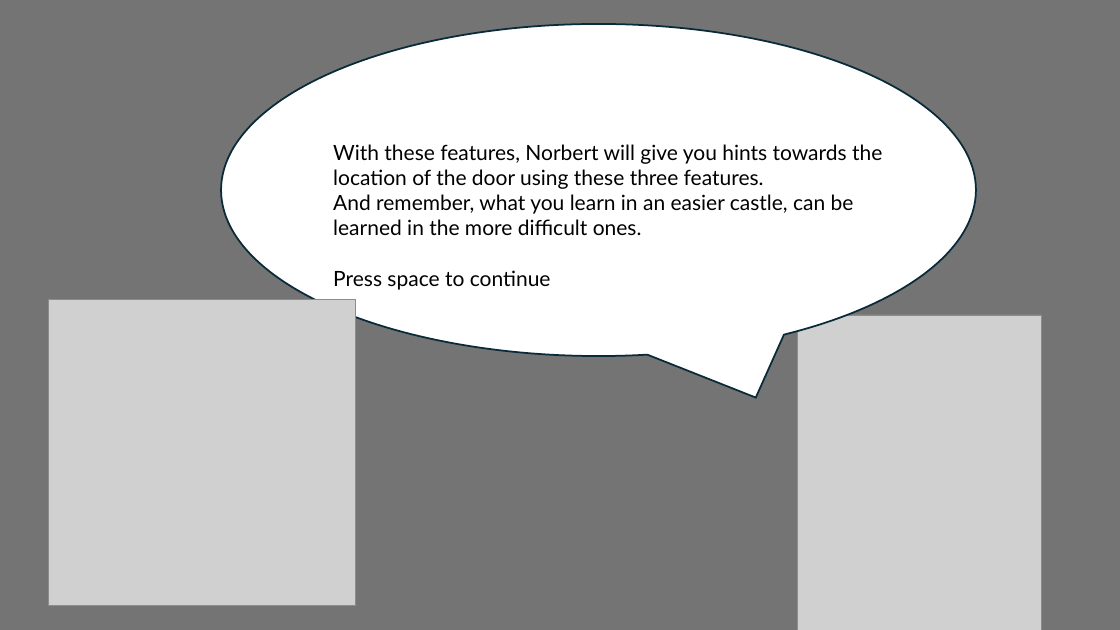
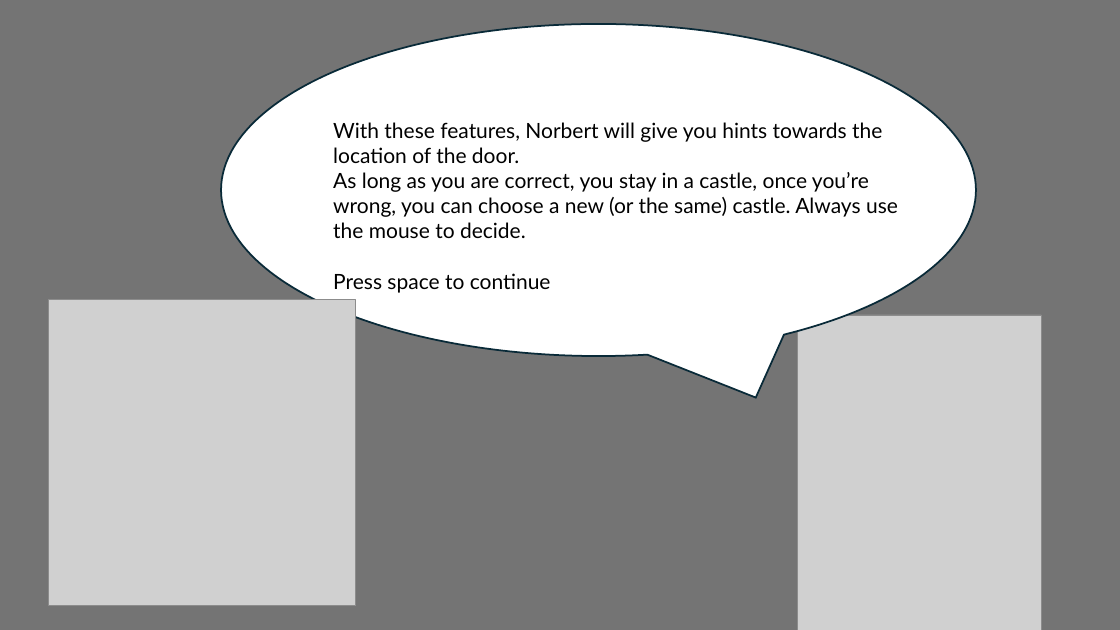
Before and after one commit to Ward-Claeys/PhD, a slide deck: slide 9 of experiment/Instructions.pptx (slide 11 before the commit). Drawn at 1120x630 pixels with LibreOffice and Linux fonts; fonts in the diff are those of the drawing; grey boxes stand for pictures. Boxes give left, top, right and bottom in pixels: in the first picture for what was removed or moved away, otherwise in the second. Text is boxed around its words. In the diff, an @@ line names an element or a change of style, - is before the commit and + after.

```diff
--- a/experiment/Instructions.pptx
+++ b/experiment/Instructions.pptx
@@ text "With these features, Norbert will ...": place and size @@
-text "With these features, Norbert will ..." at (333, 144, 882, 290)
+text "With these features, Norbert will ..." at (333, 122, 898, 293)
@@ text at (333, 122, 898, 238): text changed @@
-With these features, Norbert will give you hints towards the location of the door using these three features.
-And remember, what you learn in an easier castle, can be learned in the more difficult ones.
+With these features, Norbert will give you hints towards the location of the door.
+As long as you are correct, you stay in a castle, once you’re wrong, you can choose a new (or the same) castle. Always use the mouse to decide.
```
Also in this commit, not shown: 9 other slides changed, 2 slides removed, 16 other files.
